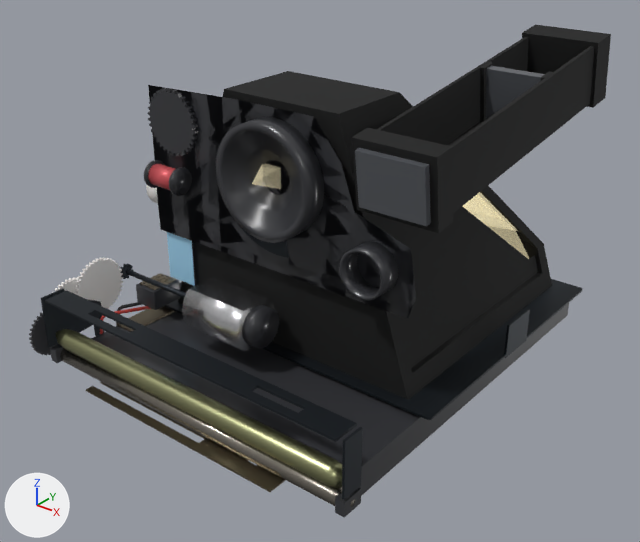
The glTF model frontend/public/models/internal/polaroid1000.glb: old version first, new version second.
The view is the same before and after, from a 50 mm camera at (0.1392, -0.1735, 0.1365) aimed at (0.002, -0.002, 0.0301). Every picture has the same lights, and +X, +Y and +Z are marked at lower left. The picture after the commit comes second. Where no turn or scale is listed for an object, it has been applied to the vertices.

Script lines for the objects in view, before the commit:
```python
me_frame_tab_m = bpy.data.meshes.new('frame_tab_m')
me_frame_tab_m.from_pydata(...)  # a box spanning x -0.0003..0.0003, y -0.006..0.006, z -0.005..0.005
me_frame_tab_m.materials.append(mat_frame_steel)  # dark grey #2b3137
me_light_box_001 = bpy.data.meshes.new('light_box.001')
me_light_box_001.from_pydata(...)  # 69 vertices, 142 faces; spans x -0.0415..0.0415, y -0.0405..0.0405, z -0.0346..0.0346
me_light_box_001.materials.append(mat_lightbox_black)  # black #040505
me_light_box_frame = bpy.data.meshes.new('light_box_frame')
me_light_box_frame.from_pydata(...)  # 96 vertices, 192 faces; spans x -0.05..0.05, y -0.044..0.044, z -0.0003..0.0003
me_light_box_frame.materials.append(mat_frame_steel)  # dark grey #2b3137
me_roller_strip_002 = bpy.data.meshes.new('roller_strip.002')
me_roller_strip_002.from_pydata(...)  # 24 vertices, 52 faces; spans x -0.049..0.049, y -0.0036..0.0036, z -0.0003..0.0003
me_roller_strip_002.materials.append(mat_frame_steel)  # dark grey #2b3137
ob_frame_tab_m = bpy.data.objects.new('frame_tab_m', me_frame_tab_m)
ob_frame_tab_m.location = (0.0497, 0.0241, 0.016)
ob_light_box = bpy.data.objects.new('light_box', me_light_box_001)
ob_light_box.location = (0.0, 0.0241, 0.0456)
ob_light_box_frame = bpy.data.objects.new('light_box_frame', me_light_box_frame)
ob_light_box_frame.location = (0.0, 0.0241, 0.0119)
ob_roller_strip = bpy.data.objects.new('roller_strip', me_roller_strip_002)
ob_roller_strip.location = (0.0, -0.052, 0.0261)
# also in view: 'finder_side_p' at (0.0285, 0.022, 0.075); 'flex_foil' at (-0.037, -0.0174, 0.0294); 'shutter_gear' at (-0.034, -0.0195, 0.0695); 'strip_end_p' at (-0.0506, -0.0463, 0.0171); 'lower_roller' at (0.0, -0.052, 0.0086)
```
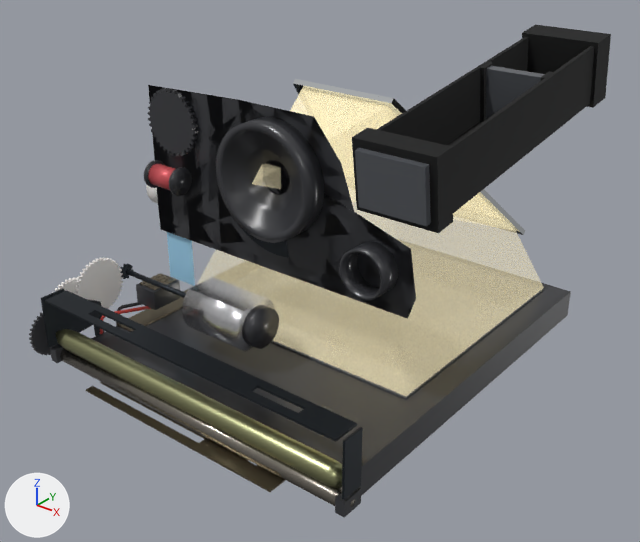
The change, as a list of edits to the scene's bpy script:
```text
Remove ob_frame_tab_m:
    ob_frame_tab_m = bpy.data.objects.new('frame_tab_m', me_frame_tab_m)
    ob_frame_tab_m.location = (0.0497, 0.0241, 0.016)
Remove ob_light_box:
    ob_light_box = bpy.data.objects.new('light_box', me_light_box_001)
    ob_light_box.location = (0.0, 0.0241, 0.0456)
Remove ob_light_box_frame:
    ob_light_box_frame = bpy.data.objects.new('light_box_frame', me_light_box_frame)
    ob_light_box_frame.location = (0.0, 0.0241, 0.0119)
```

Boxes (x1, y1, x2, y2) around the edits, measured in the pictures (640 x 542 px):
'light_box', deleted (black)
    before: (178, 71, 552, 399)
'light_box_frame', deleted
    before: (165, 279, 583, 420)
'frame_tab_m', deleted
    before: (504, 308, 530, 358)
'light_to_film', unchanged, uncovered by the edit
    before: (463, 194, 530, 259)
    after: (197, 102, 544, 396)
'light_to_mirror', unchanged, uncovered by the edit
    before: (252, 163, 281, 189)
    after: (252, 89, 388, 202)
'mirror', unchanged, uncovered by the edit
    before: (478, 192, 522, 235)
    after: (293, 79, 525, 235)
